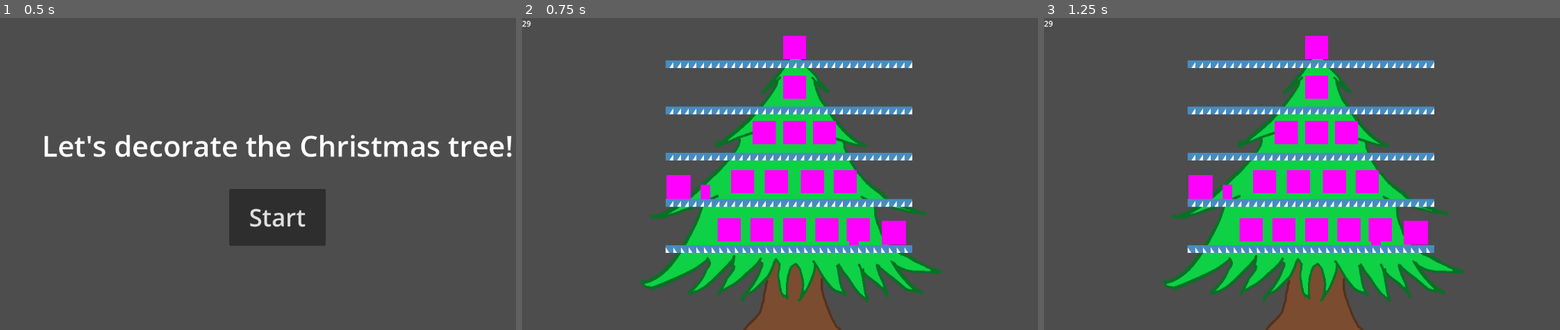
Above: before the commit, frames 1-3 (left to right).
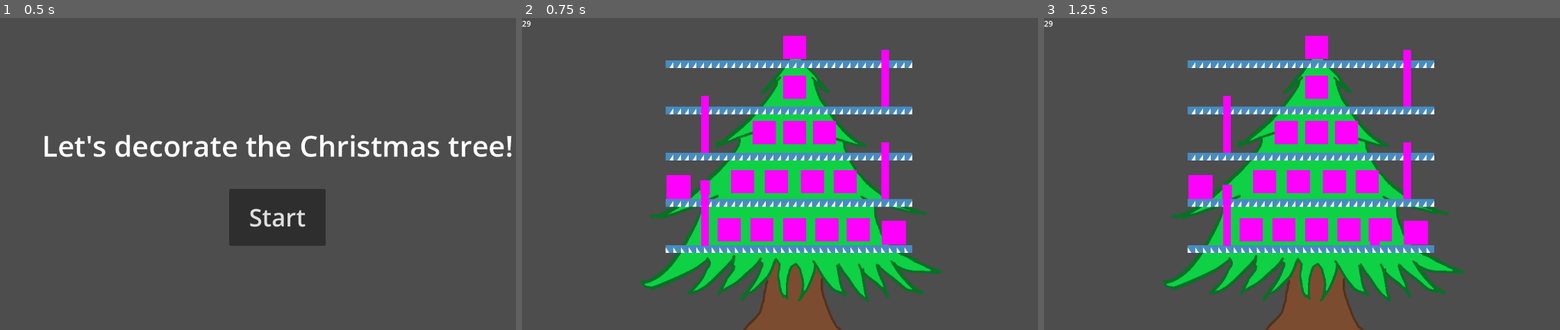
Above: after the commit, the same moments.

Repository: SupakornPholsiri/Decorate_christmas_tree
Game: Godot game, scene res://main_menu.tscn
The game is run twice, just before and just after one commit, with the same random seed, the same clock (stepped at 60 frames per second) and the same inputs. The engine's default icon, where the game draws it, is replaced by a stand-in: a white triangle on a blue panel in a dark square.
Inputs:
- Up to frame 1 (0.5 s): no input
- Up to frame 2 (0.75 s): click "Start" at 0.5 s
- Up to frame 3 (1.25 s): no input

Frame 1 is identical in both runs. In frame 2, 1.2% of the frame differs, in the area x 34-72%, y 10-74%; in frame 3, 1.1%.

Commit message:
Add ladders to main scene

Diff:
--- a/main.tscn
+++ b/main.tscn
@@ -6,6 +6,7 @@
 [ext_resource type="PackedScene" uid="uid://dy68wvf0wasa2" path="res://Player/player.tscn" id="4_3tuax"]
 [ext_resource type="PackedScene" uid="uid://cxxxv5x4koug6" path="res://decorations/decoration_box.tscn" id="5_n3vdi"]
 [ext_resource type="AudioStream" uid="uid://b81yman8onbn1" path="res://Christmas Village - Aaron Kenny.mp3" id="6_clirs"]
+[ext_resource type="PackedScene" uid="uid://tw7xd7cky4ax" path="res://ladder/ladder.tscn" id="7_mvxvv"]
 
 [node name="Main" type="Node"]
 script = ExtResource("1_b48r5")
@@ -24,11 +25,11 @@
 layer_0/tile_data = PackedInt32Array(2359306, 262144, 2, 2359307, 262144, 2, 2359308, 262144, 2, 2359309, 262144, 2, 23 …(3085 unchanged characters)…
 
 [node name="P1" parent="World/InGameNodes" instance=ExtResource("4_3tuax")]
-position = Vector2(381, 361)
+position = Vector2(380, 337)
 which_player = 1.0
 
 [node name="P2" parent="World/InGameNodes" instance=ExtResource("4_3tuax")]
-position = Vector2(689, 444)
+position = Vector2(687, 427)
 which_player = 2.0
 
 [node name="DecorationBox2" parent="World/InGameNodes" instance=ExtResource("5_n3vdi")]
@@ -36,6 +37,70 @@
 
 [node name="DecorationBox" parent="World/InGameNodes" instance=ExtResource("5_n3vdi")]
 position = Vector2(772, 446)
+
+[node name="ladder" parent="World/InGameNodes" instance=ExtResource("7_mvxvv")]
+position = Vector2(380, 465)
+
+[node name="Sprite2D" parent="World/InGameNodes/ladder" index="0"]
+position = Vector2(0, -51)
+scale = Vector2(16, 118)
+
+[node name="CollisionShape2D_top" parent="World/InGameNodes/ladder/bottom_ladder/CheckPlayerArea" index="0"]
+position = Vector2(174, -99)
+
+[node name="top_CollisionShape2D" parent="World/InGameNodes/ladder/top_ladder" index="0"]
+position = Vector2(0, -97)
+
+[node name="CollisionShape2D_bottom" parent="World/InGameNodes/ladder/top_ladder/CheckPlayerArea" index="0"]
+position = Vector2(174, -2)
+
+[node name="ladder2" parent="World/InGameNodes" instance=ExtResource("7_mvxvv")]
+position = Vector2(754, 368)
+
+[node name="Sprite2D" parent="World/InGameNodes/ladder2" index="0"]
+position = Vector2(0, -51)
+scale = Vector2(16, 118)
+
+[node name="CollisionShape2D_top" parent="World/InGameNodes/ladder2/bottom_ladder/CheckPlayerArea" index="0"]
+position = Vector2(-200, -99)
+
+[node name="top_CollisionShape2D" parent="World/InGameNodes/ladder2/top_ladder" index="0"]
+position = Vector2(0, -97)
+
+[node name="CollisionShape2D_bottom" parent="World/InGameNodes/ladder2/top_ladder/CheckPlayerArea" index="0"]
+position = Vector2(-200, -2)
+
+[node name="ladder3" parent="World/InGameNodes" instance=ExtResource("7_mvxvv")]
+position = Vector2(380, 272)
+
+[node name="Sprite2D" parent="World/InGameNodes/ladder3" index="0"]
+position = Vector2(0, -51)
+scale = Vector2(16, 118)
+
+[node name="CollisionShape2D_top" parent="World/InGameNodes/ladder3/bottom_ladder/CheckPlayerArea" index="0"]
+position = Vector2(174, -99)
+
+[node name="top_CollisionShape2D" parent="World/InGameNodes/ladder3/top_ladder" index="0"]
+position = Vector2(0, -97)
+
+[node name="CollisionShape2D_bottom" parent="World/InGameNodes/ladder3/top_ladder/CheckPlayerArea" index="0"]
+position = Vector2(174, -2)
+
+[node name="ladder4" parent="World/InGameNodes" instance=ExtResource("7_mvxvv")]
+position = Vector2(754, 176)
+
+[node name="Sprite2D" parent="World/InGameNodes/ladder4" index="0"]
+position = Vector2(0, -51)
+scale = Vector2(16, 118)
+
+[node name="CollisionShape2D_top" parent="World/InGameNodes/ladder4/bottom_ladder/CheckPlayerArea" index="0"]
+position = Vector2(-200, -99)
+
+[node name="top_CollisionShape2D" parent="World/InGameNodes/ladder4/top_ladder" index="0"]
+position = Vector2(0, -97)
+
+[node name="CollisionShape2D_bottom" parent="World/InGameNodes/ladder4/top_ladder/CheckPlayerArea" index="0"]
+position = Vector2(-200, -2)
 
 [node name="UI" type="Control" parent="."]
 layout_mode = 3
@@ -66,3 +131,8 @@
 
 [connection signal="pressed" from="UI/Back" to="." method="_on_back_pressed"]
 [connection signal="timeout" from="Timer" to="." method="_on_timer_timeout"]
+
+[editable path="World/InGameNodes/ladder"]
+[editable path="World/InGameNodes/ladder2"]
+[editable path="World/InGameNodes/ladder3"]
+[editable path="World/InGameNodes/ladder4"]
Not shown: 1 places in main.tscn that only renumber resources
